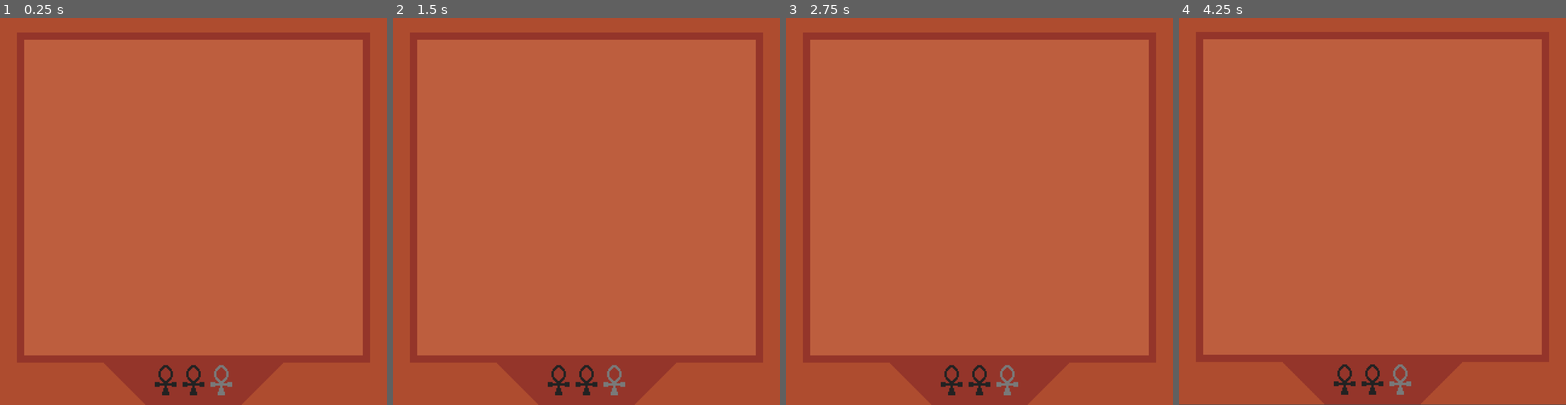
Above: before the commit, frames 1-4 (left to right).
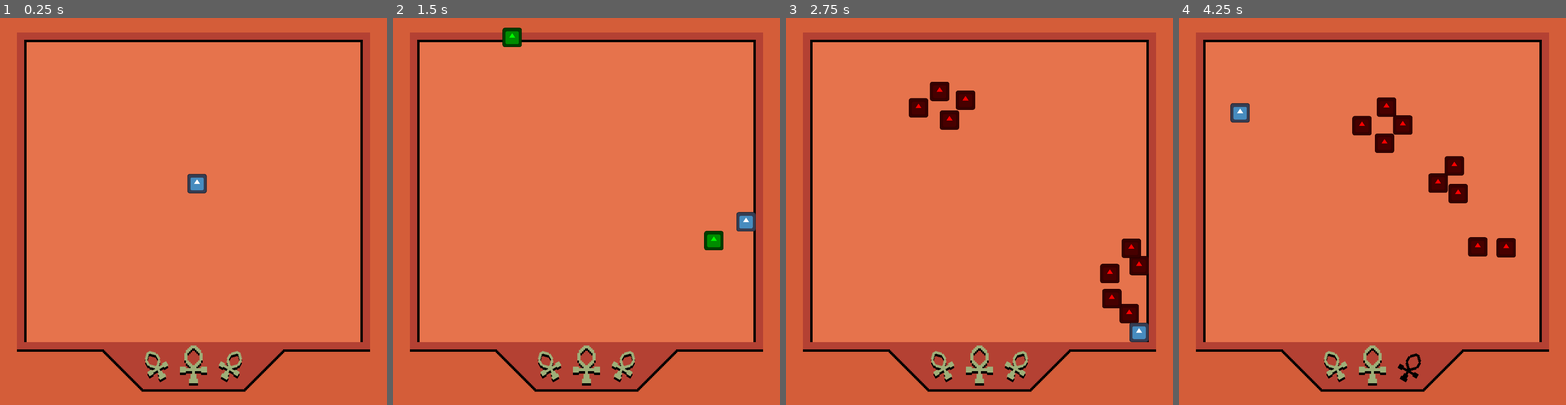
Above: after the commit, the same moments.

Repository: 0ctodice/GMTK-2026
Game: Godot game, scene res://Scene/world.tscn
Two runs of this game, one before a commit and one after it. Both use one fixed random seed, a clock stepped at 60 frames per second and the inputs below. The engine's default icon, where the game draws it, is replaced by a stand-in: a white triangle on a blue panel in a dark square.
Inputs:
- Up to frame 1 (0.25 s): no input
- Up to frame 2 (1.5 s): tap Enter at 0.5 s; hold D (move_right) 0.53-1.28 s; tap Space (dash) at 0.6, 1.35 s; hold S (move_down) from 1.28 s (still down)
- Up to frame 3 (2.75 s): release S (move_down) at 2.03 s; hold D (move_right) from 2.03 s (still down); tap Space (dash) at 2.1 s
- Up to frame 4 (4.25 s): release D (move_right) at 2.78 s; hold W (move_up) 2.78-3.53 s; tap Space (dash) at 2.85, 3.6 s; hold A (move_left) from 3.53 s (still down)

The runs differ from the first frame. In frame 1, 100% of the frame differs, in the area x 0-100%, y 0-100%; in frame 2, 100%; in frame 3, 100%; in frame 4, 100%.

Commit message:
life bar done + base level aesthetic

Diff:
--- /dev/null
+++ b/Scene/ankh_points.tscn
@@ -0,0 +1,42 @@
+[gd_scene format=3 uid="uid://bvwmtr2n0bkcm"]
+
+[ext_resource type="Script" uid="uid://dfyy3sm7u6kdt" path="res://Script/ankh_points.gd" id="1_dg6a6"]
+[ext_resource type="Texture2D" uid="uid://cbgtapecti83g" path="res://Asset/Ankh.png" id="1_dgpkj"]
+
+[node name="AnkhPoints" type="Node2D" unique_id=1878817884]
+script = ExtResource("1_dg6a6")
+
+[node name="Ankh2Shad" type="Sprite2D" parent="." unique_id=1977769812]
+modulate = Color(0, 0, 0, 1)
+position = Vector2(-30.999992, 2.4000015)
+rotation = -0.5235988
+texture = ExtResource("1_dgpkj")
+
+[node name="Ankh2" type="Sprite2D" parent="." unique_id=1568823736]
+modulate = Color(0.61960787, 0.6862745, 0.4745098, 1)
+position = Vector2(-31, 0.40000153)
+rotation = -0.5235988
+texture = ExtResource("1_dgpkj")
+
+[node name="Ankh1Shad" type="Sprite2D" parent="." unique_id=1784188928]
+modulate = Color(0, 0, 0, 1)
+position = Vector2(0, 2)
+scale = Vector2(1.25, 1.25)
+texture = ExtResource("1_dgpkj")
+
+[node name="Ankh1" type="Sprite2D" parent="." unique_id=52708466]
+modulate = Color(0.61960787, 0.6862745, 0.4745098, 1)
+scale = Vector2(1.25, 1.25)
+texture = ExtResource("1_dgpkj")
+
+[node name="Ankh3Shad" type="Sprite2D" parent="." unique_id=776012899]
+modulate = Color(0, 0, 0, 1)
+position = Vector2(31, 2.4000015)
+rotation = 0.5235988
+texture = ExtResource("1_dgpkj")
+
+[node name="Ankh3" type="Sprite2D" parent="." unique_id=1096756364]
+modulate = Color(0.61960787, 0.6862745, 0.4745098, 1)
+position = Vector2(31, 0.40000153)
+rotation = 0.5235988
+texture = ExtResource("1_dgpkj")
--- a/Scene/world.tscn
+++ b/Scene/world.tscn
@@ -5,6 +5,7 @@
 [ext_resource type="Texture2D" uid="uid://b3hyige6pgfg1" path="res://Asset/level.png" id="1_pcvp0"]
 [ext_resource type="Script" uid="uid://c7ymkkyy8fyu4" path="res://Script/camera_manager.gd" id="3_ejll3"]
 [ext_resource type="Script" uid="uid://bfjcvv2v5o2iv" path="res://Script/ui_manager.gd" id="4_scul4"]
+[ext_resource type="PackedScene" uid="uid://bvwmtr2n0bkcm" path="res://Scene/ankh_points.tscn" id="6_37axr"]
 
 [sub_resource type="Gradient" id="Gradient_pcvp0"]
 colors = PackedColorArray(0.16470589, 0.16470589, 0.16470589, 1, 0.16470589, 0.16470589, 0.16470589, 1)
@@ -14,16 +15,10 @@
 width = 320
 height = 320
 
-[sub_resource type="Gradient" id="Gradient_37axr"]
-colors = PackedColorArray(1, 1, 1, 1, 1, 1, 1, 1)
-
-[sub_resource type="GradientTexture2D" id="GradientTexture2D_eae6q"]
-gradient = SubResource("Gradient_37axr")
-
 [sub_resource type="NavigationPolygon" id="NavigationPolygon_pcvp0"]
-vertices = PackedVector2Array(280, 256, 40, 256, 40, 40, 280, 40)
+vertices = PackedVector2Array(280, 248, 40, 248, 40, 40, 280, 40)
 polygons = Array[PackedInt32Array]([PackedInt32Array(0, 1, 2, 3)])
-outlines = Array[PackedVector2Array]([PackedVector2Array(24, 24, 296, 24, 296, 272, 24, 272)])
+outlines = Array[PackedVector2Array]([PackedVector2Array(24, 24, 296, 24, 296, 264, 24, 264)])
 agent_radius = 16.0
 
 [sub_resource type="LabelSettings" id="LabelSettings_scul4"]
@@ -38,46 +33,34 @@
 texture = SubResource("GradientTexture2D_37axr")
 metadata/_edit_lock_ = true
 
-[node name="PointLight2D" type="PointLight2D" parent="." unique_id=1660607340]
-position = Vector2(182.99998, 299)
-scale = Vector2(0.31250006, 0.5)
-energy = 2.06
-texture = SubResource("GradientTexture2D_eae6q")
-texture_scale = 1.05
-
 [node name="Level" type="Sprite2D" parent="." unique_id=1204415293]
-light_mask = 2
 position = Vector2(160, 160)
 texture = ExtResource("1_pcvp0")
 metadata/_edit_lock_ = true
 
+[node name="AnkhPoints" parent="." unique_id=1878817884 instance=ExtResource("6_37axr")]
+position = Vector2(160, 287)
+
 [node name="LevelManager" parent="." unique_id=1444721510 instance=ExtResource("1_dlwip")]
-visible = false
 
 [node name="NavigationRegion2D" type="NavigationRegion2D" parent="." unique_id=800454323]
-visible = false
 navigation_polygon = SubResource("NavigationPolygon_pcvp0")
 
 [node name="RigidBody2D" type="StaticBody2D" parent="." unique_id=901506894]
-visible = false
 
 [node name="CollisionPolygon2D" type="CollisionPolygon2D" parent="RigidBody2D" unique_id=225221042]
-visible = false
-position = Vector2(4, -1)
-polygon = PackedVector2Array(20, 273, 292, 273, 292, 25, 20, 25, 20, 321, -20, 321, -24, -16, 192, -16, 384, 0, 352, 144, 364, 345, 292, 377, 20, 321)
+position = Vector2(0, 6)
+polygon = PackedVector2Array(20, 262, 300, 262, 300, 12, 20, 12, 20, 321, -20, 321, -24, -16, 192, -16, 384, 0, 352, 144, 364, 345, 292, 377, 20, 321)
 
 [node name="Player" parent="." unique_id=370329021 instance=ExtResource("1_emx41")]
-visible = false
-position = Vector2(144, 96)
+position = Vector2(163, 137)
 
 [node name="Camera2D" type="Camera2D" parent="." unique_id=1646712817]
-visible = false
 offset = Vector2(160, 160)
 script = ExtResource("3_ejll3")
 strength = 1.0
 
 [node name="UI" type="Control" parent="." unique_id=2092935311]
-visible = false
 layout_mode = 3
 anchors_preset = 15
 anchor_right = 1.0
@@ -89,6 +72,7 @@
 script = ExtResource("4_scul4")
 
 [node name="ColorRect" type="ColorRect" parent="UI" unique_id=1142385732]
+light_mask = 2
 layout_mode = 0
 offset_left = -50.0
 offset_top = -50.0
@@ -124,6 +108,3 @@
 label_settings = SubResource("LabelSettings_pcvp0")
 horizontal_alignment = 1
 vertical_alignment = 1
-
-[node name="CanvasModulate" type="CanvasModulate" parent="." unique_id=809717437]
-color = Color(0.8217887, 0.82178867, 0.82178867, 1)
--- /dev/null
+++ b/Script/ankh_points.gd
@@ -0,0 +1,24 @@
+extends Node2D
+
+var ankhs = []
+
+var life_point: int = 3
+
+var tween: Tween
+
+# Called when the node enters the scene tree for the first time.
+func _ready():
+	ankhs = [$Ankh1, $Ankh2, $Ankh3]
+	EventBus.took_damage.connect(update_life_points)
+	EventBus.player_revived.connect(reset_life_points)
+
+func reset_life_points():
+	life_point = 3
+	for i in range(3):
+		ankhs[i].modulate = Color.hex(0x9eaf79ff)
+
+func update_life_points():
+	life_point -= 1
+	if tween: tween.kill()
+	tween = create_tween()
+	tween.tween_property(ankhs[life_point], "modulate", Color.TRANSPARENT, 0.5)
--- a/Script/camera_manager.gd
+++ b/Script/camera_manager.gd
@@ -7,7 +7,7 @@
 
 # Called when the node enters the scene tree for the first time.
 func _ready():
-	EventBus.screen_shake.connect(shake)
+	EventBus.took_damage.connect(shake)
 
 
 func shake():
--- a/Script/event_bus.gd
+++ b/Script/event_bus.gd
@@ -1,7 +1,7 @@
 extends Node
+
+signal took_damage
 
 signal player_died
 signal player_revived
 signal game_over
-
-signal screen_shake
--- a/Script/player_movement.gd
+++ b/Script/player_movement.gd
@@ -34,7 +34,6 @@
 	)
 
 	dash_cooldown.timeout.connect(func(): can_dash = true)
-	EventBus.player_died.connect(func(): can_move = false)
 	EventBus.player_revived.connect(resurrection)
 
 
@@ -71,12 +70,14 @@
 	current_health -= 1
 	if current_health == 0:
 		velocity = Vector2.ZERO
-		EventBus.player_died.emit()
+		can_move = false
+		animate_damage(5, EventBus.player_died.emit)
 	elif current_health > 0:
-		animate_damage(5)
-		EventBus.screen_shake.emit()
+		animate_damage(5, reenable_collision)
 
-func animate_damage(loops: int):
+	EventBus.took_damage.emit()
+
+func animate_damage(loops: int, action: Callable):
 	if tween:
 			tween.kill()
 
@@ -84,16 +85,17 @@
 	tween.tween_property(visual, "visible", false, 0.1)
 	tween.chain().tween_property(visual, "visible", true, 0.1)
 	tween.set_loops(loops)
-	tween.finished.connect(func():
-		hurt_box_collision_shape.disabled = false
-		can_take_damage = true
-		if resurrecting:
-			resurrecting = false
-	)
+	tween.finished.connect(action)
+
+func reenable_collision():
+	hurt_box_collision_shape.disabled = false
+	can_take_damage = true
+	if resurrecting:
+		resurrecting = false
 
 func resurrection():
 	can_move = true
 	can_dash = true
 	current_health = MAX_HEALTH
 	resurrecting = true
-	animate_damage(10)
+	animate_damage(10, reenable_collision)
Binary file added: Asset/Ankh.png
Not shown, added: Asset/Ankh.png.import
Binary file changed: Asset/level.png
Not shown, added: Script/ankh_points.gd.uid
